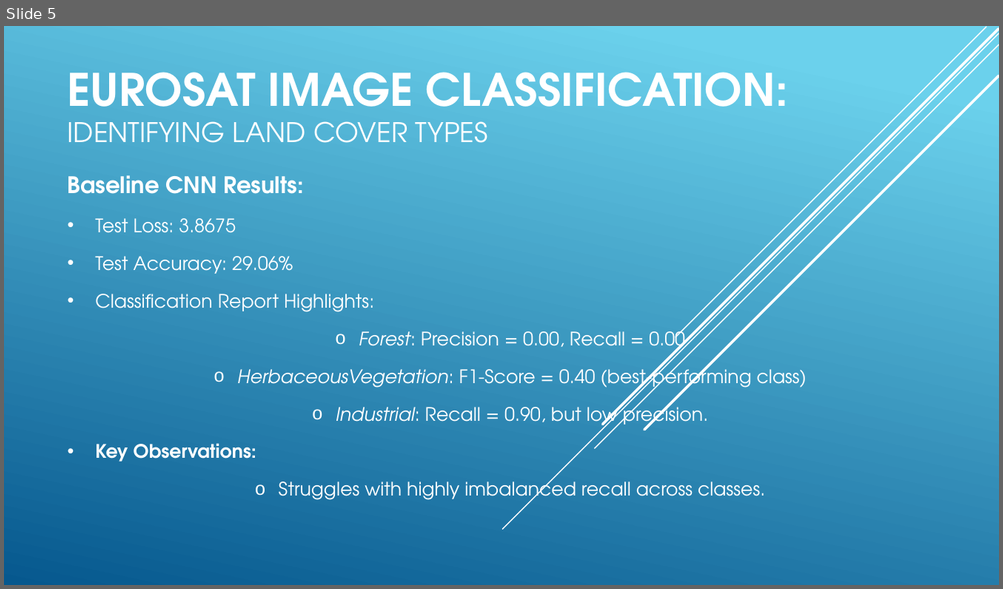
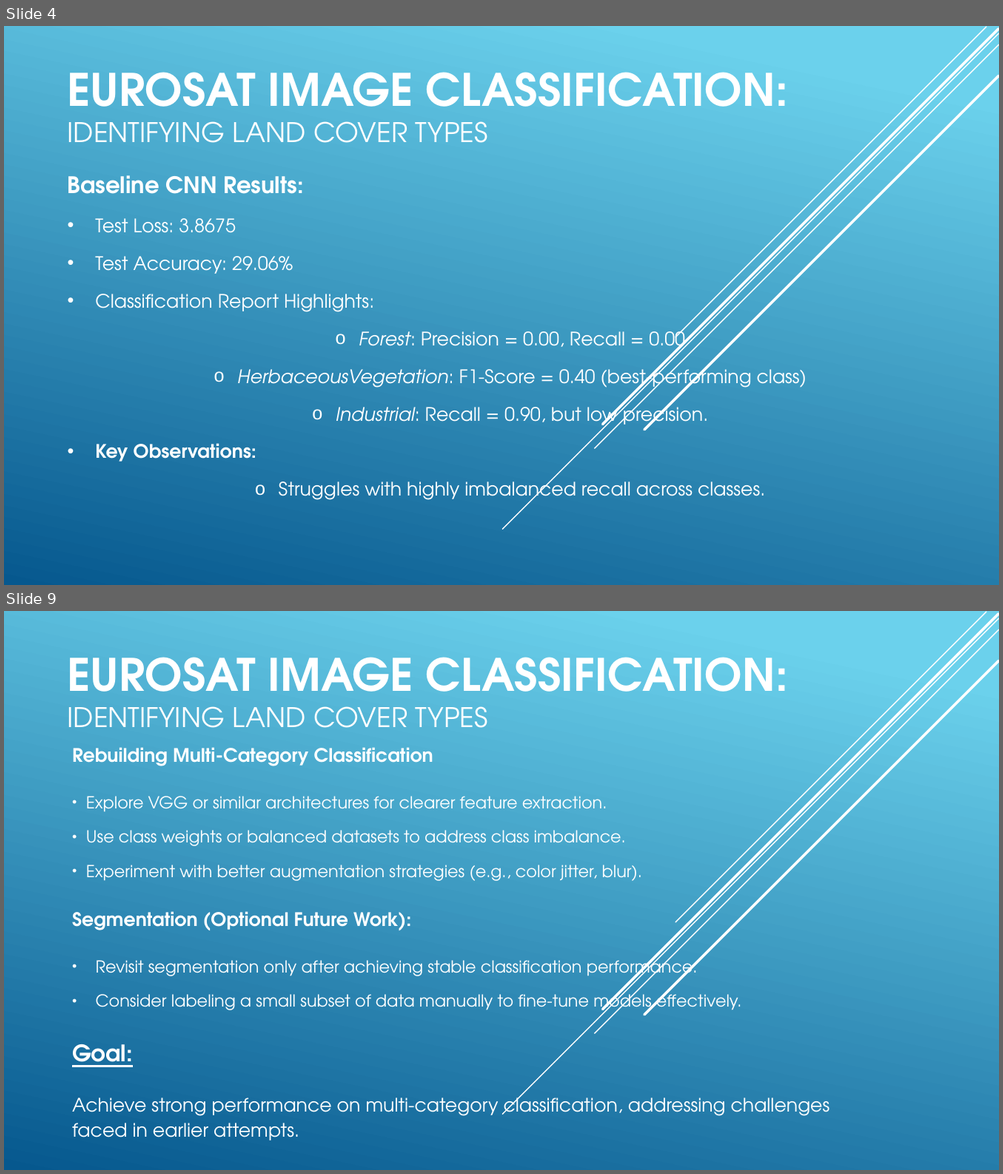
Before and after one commit to sadhchanGitHub/data_science_projects, a slide deck: cas_deepL_project/Eurosat_Image_Classification_Project.pptx. Shown one above the other, each under a label of ours: slide 5 before the commit, slides 4 and 9 after it; the slides between them are not shown. The pictures are 1003x589 and 1003x1174 pixels, drawn with LibreOffice and Linux fonts; fonts in the diff are those of the drawing. Boxes give left, top, right and bottom in pixels: in the first picture for what was removed or moved away, otherwise in the second. Text is boxed around its words. In the diff, an @@ line names an element or a change of style, - is before the commit and + after.

```diff
--- a/cas_deepL_project/Eurosat_Image_Classification_Project.pptx
+++ b/cas_deepL_project/Eurosat_Image_Classification_Project.pptx
@@ slide 9 added at (4, 611, 999, 1170), background gradient #6ED2EB to #06588E; not listed: 5 template elements that a slide beside it also shows @@
@@ title added at (68, 657, 788, 728), 43.2 pt, text #FFFFFF, bold @@
+EUROSAT IMAGE CLASSIFICATION: IDENTIFYING LAND COVER TYPES
@@ subtitle added at (72, 747, 830, 1141), 16 pt, text #FFFFFF @@
+Rebuilding Multi-Category Classification
+• Explore VGG or similar architectures for clearer feature extraction.
+• Use class weights or balanced datasets to address class imbalance.
+• Experiment with better augmentation strategies (e.g., color jitter, blur).
+Segmentation (Optional Future Work):
+• Revisit segmentation only after achieving stable classification performance.
+• Consider labeling a small subset of data manually to fine-tune models effectively.
+Goal:
+Achieve strong performance on multi-category classification, addressing challenges faced in earlier attempts.
@@ what was slide 5 is now slide 4 @@
```
Also in this commit, not shown: 4 slides changed, 2 other slides added, 2 slides removed, 29 other files.
